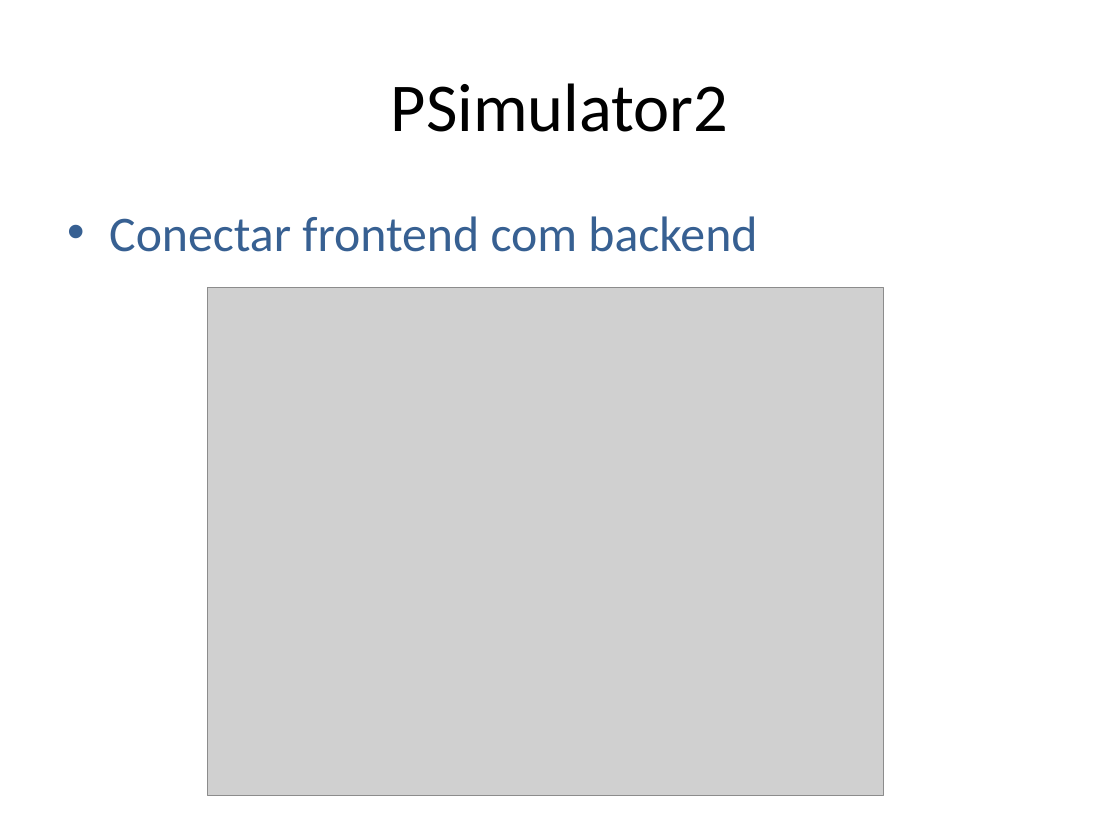
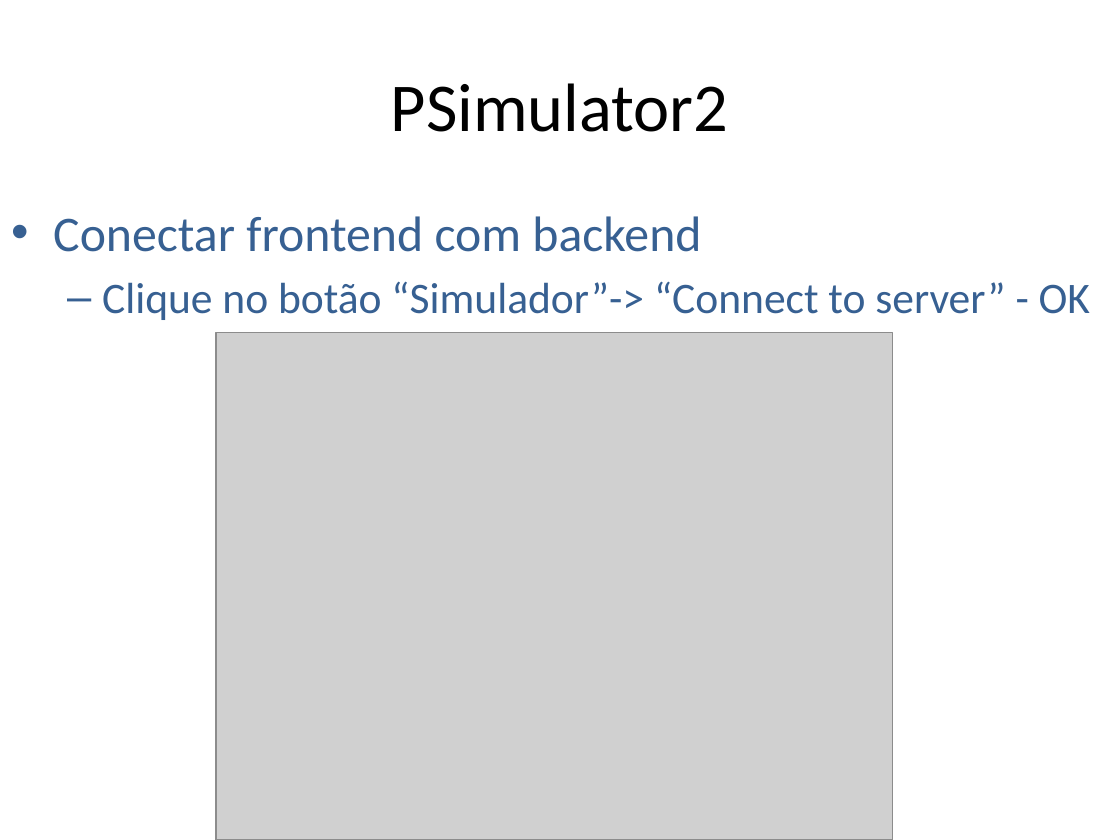
Before and after one commit to niviaquental/niviaquental.github.io, a slide deck: slide 32 of Presentations/Aula08-Rede-IPIntro/08-Rede-IPIntro.pptx. Drawn at 1120x840 pixels with LibreOffice and Linux fonts; fonts in the diff are those of the drawing; grey boxes stand for pictures; background and template pictures are left out. Boxes give left, top, right and bottom in pixels: in the first picture for what was removed or moved away, otherwise in the second. Text is boxed around its words. In the diff, an @@ line names an element or a change of style, - is before the commit and + after.

```diff
--- a/Presentations/Aula08-Rede-IPIntro/08-Rede-IPIntro.pptx
+++ b/Presentations/Aula08-Rede-IPIntro/08-Rede-IPIntro.pptx
@@ text "Conectar frontend com backend": place and size @@
-text "Conectar frontend com backend" at [109, 216, 757, 252]
+text "Conectar frontend com backend" at [53, 216, 1090, 320]
@@ text at [102, 281, 1090, 320]: paragraph added @@
+  – Clique no botão “Simulador”-> “Connect to server” - OK
@@ picture: place and size @@
-picture at [207, 288, 884, 795]
+picture at [216, 333, 893, 840]
```
Also in this commit, not shown: 4 other slides changed, 1 slide added, 3 other files.
